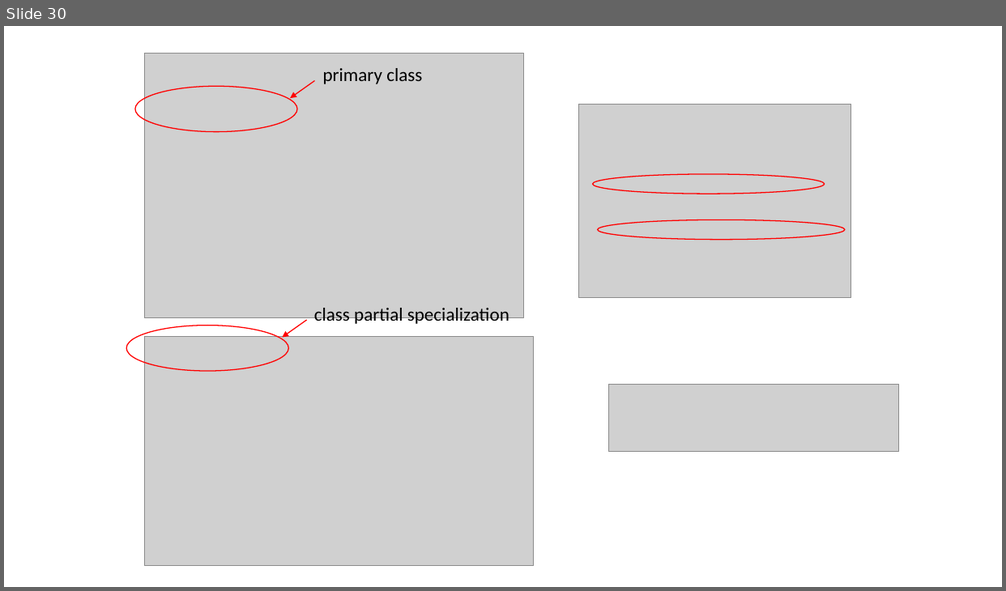
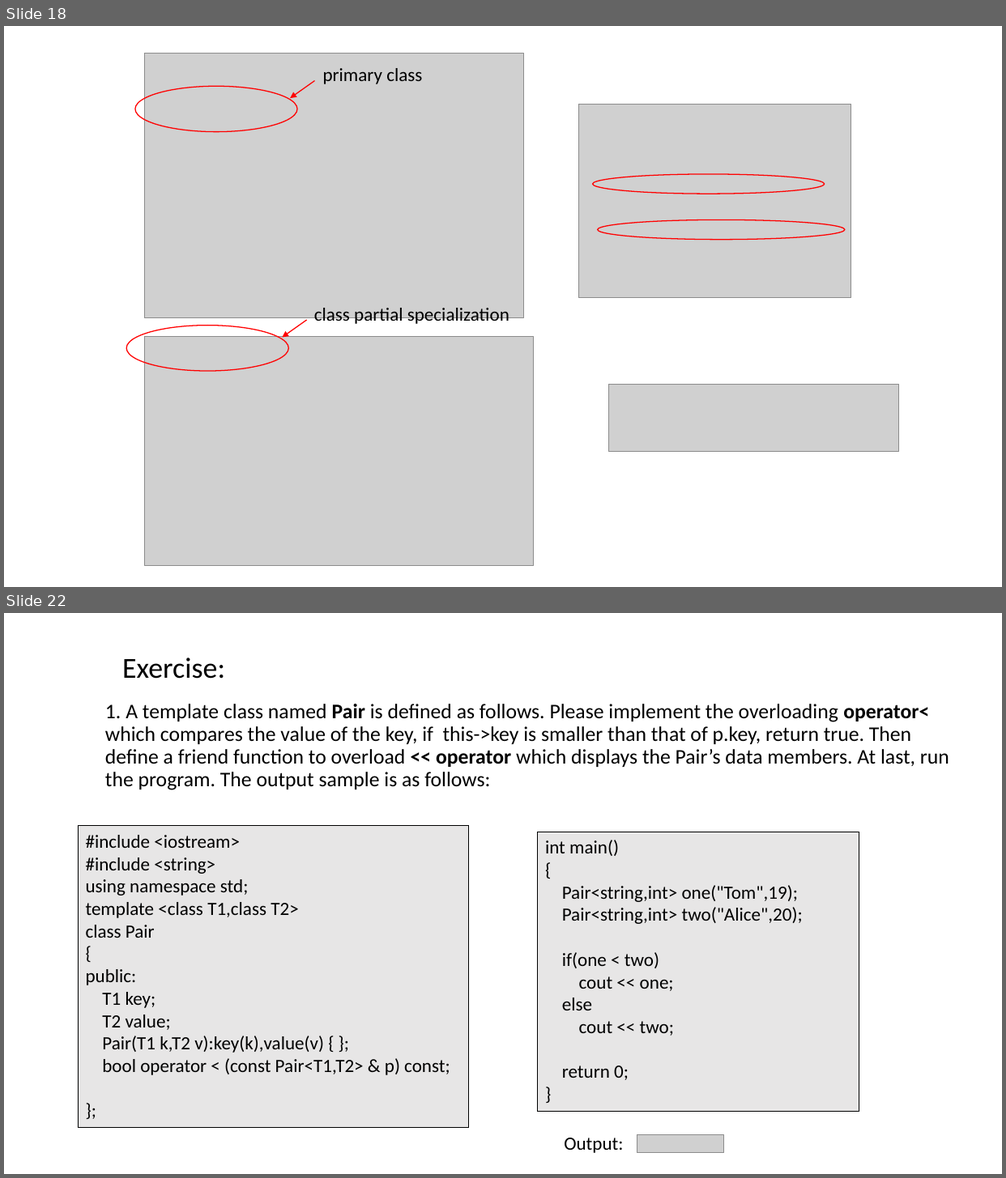
Before and after one commit to ShiqiYu/CPP, a slide deck: week13/Lab13.pptx. Shown one above the other, each under a label of ours: slide 30 before the commit, slides 18 and 22 after it; the slides between them are not shown. The pictures are 1006x591 and 1006x1178 pixels, drawn with LibreOffice and Linux fonts; fonts in the diff are those of the drawing; grey boxes stand for pictures; background and template pictures are left out. Boxes give left, top, right and bottom in pixels: in the first picture for what was removed or moved away, otherwise in the second. Text is boxed around its words. In the diff, an @@ line names an element or a change of style, - is before the commit and + after.

```diff
--- a/week13/Lab13.pptx
+++ b/week13/Lab13.pptx
@@ slide 22 added at box(4, 613, 1002, 1174), background #FFFFFF @@
@@ text added at box(122, 658, 225, 679), 28 pt, text #000000 @@
+Exercise:
@@ text added at box(105, 704, 949, 790), 20 pt, text #000000 @@
+1. A template class named Pair is defined as follows. Please implement the overloading operator< which compares the value of the key, if this->key is smaller than that of p.key, return true. Then define a friend function to overload << operator which displays the Pair’s data members. At last, run the program. The output sample is as follows:
@@ rectangle added at box(78, 825, 468, 1128), fill #E7E6E6, outline #000000 0.75 pt, 18 pt, text #000000 @@
+#include <iostream>
+#include <string>
+using namespace std;
+template <class T1,class T2>
+class Pair
+{
+public:
+T1 key;
+T2 value;
+Pair(T1 k,T2 v):key(k),value(v) { };
+bool operator < (const Pair<T1,T2> & p) const;
+};
@@ rectangle added at box(538, 832, 859, 1112), fill #E7E6E6, outline #000000 0.75 pt, 18 pt, text #000000 @@
+int main()
+{
+Pair<string,int> one("Tom",19);
+Pair<string,int> two("Alice",20);
+if(one < two)
+cout << one;
+else
+cout << two;
+return 0;
+}
@@ text added at box(564, 1138, 623, 1153), 18 pt, text #000000 @@
+Output:
@@ picture added at box(637, 1135, 724, 1153) @@
@@ what was slide 30 is now slide 18 @@
```
Also in this commit, not shown: 10 slides changed, 2 other slides added, 14 slides removed, 3 other files.
